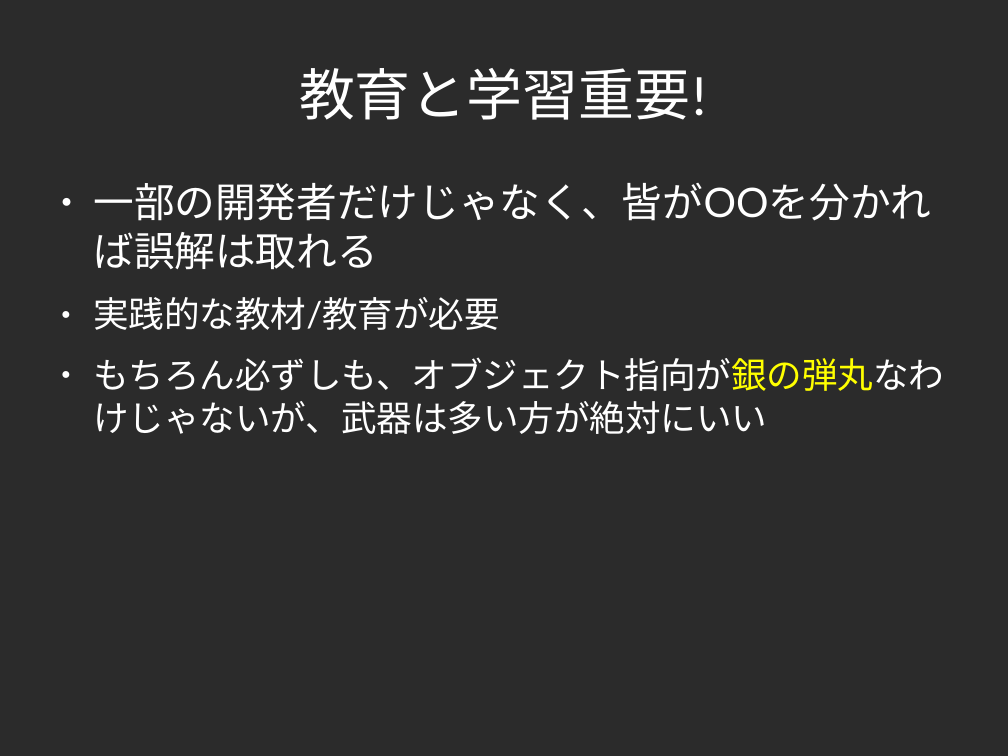
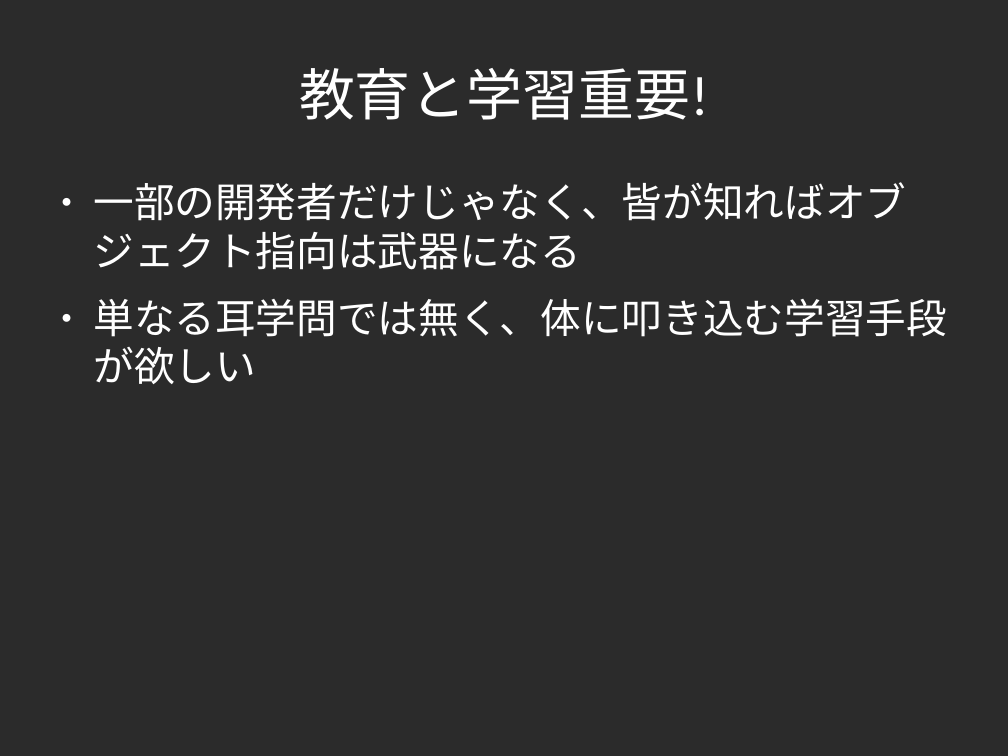
Before and after one commit to yojik/yojik-lib, a slide deck: slide 11 of 2009devsumi/oo_exercise/doc/devsum.odp (slide 10 before the commit). Drawn at 1008x756 pixels with LibreOffice and Linux fonts; fonts in the diff are those of the drawing; background and template pictures are left out; a plain dark background stands for a picture behind light text. Boxes give left, top, right and bottom in pixels: in the first picture for what was removed or moved away, otherwise in the second. Text is boxed around its words. In the diff, an @@ line names an element or a change of style, - is before the commit and + after.

```diff
--- a/2009devsumi/oo_exercise/doc/devsum.odp
+++ b/2009devsumi/oo_exercise/doc/devsum.odp
@@ text at bbox=[93, 182, 947, 384]: text changed; size 28 to 32 pt @@
-● 一部の開発者だけじゃなく、皆がOOを分かれば誤解は取れる
-● 実践的な教材/教育が必要
-● もちろん必ずしも、オブジェクト指向が銀の弾丸なわけじゃないが、武器は多い方が絶対にいい
+● 一部の開発者だけじゃなく、皆が知ればオブジェクト指向は武器になる
+● 単なる耳学問では無く、体に叩き込む学習手段が欲しい
```
Also in this commit, not shown: 41 other slides changed, 13 slides added, 2 slides removed, 1 other file.
